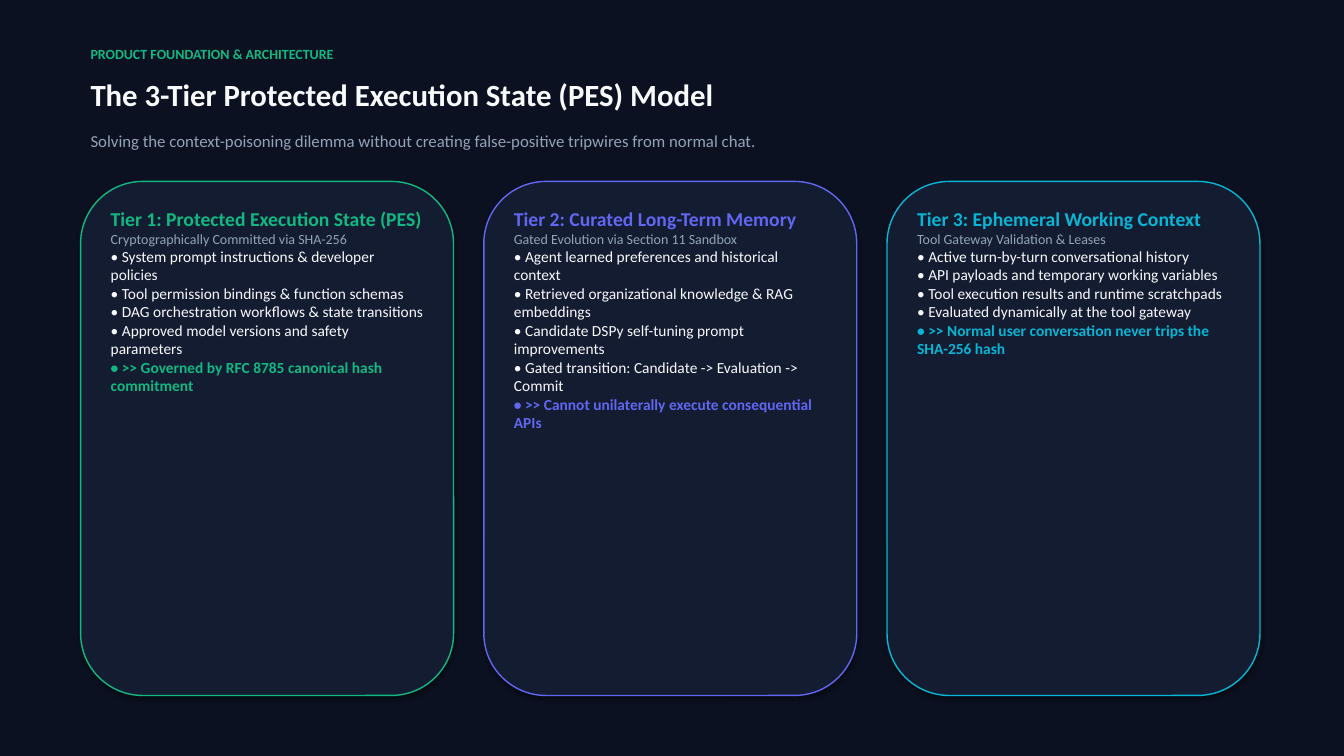
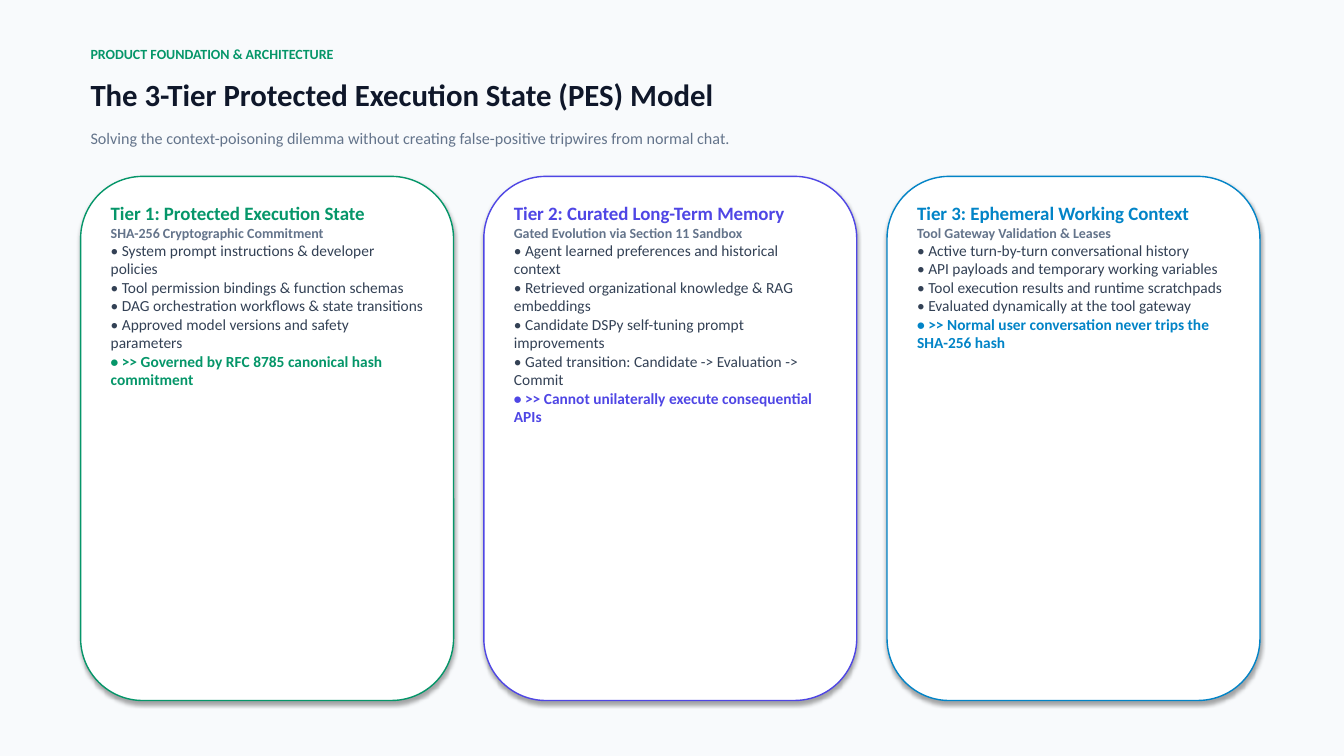
Before and after one commit to Sohan9022/TrustState, a slide deck: slide 3 of TrustState_Executive_Presentation.pptx. Drawn at 1344x756 pixels with LibreOffice and Linux fonts; fonts in the diff are those of the drawing. Boxes give left, top, right and bottom in pixels: in the first picture for what was removed or moved away, otherwise in the second. Text is boxed around its words. In the diff, an @@ line names an element or a change of style, - is before the commit and + after.

Commit message:
fix: auto-navigate to console on tour simulations, refine navbar layout, and update pitch deck to executive light theme

```diff
--- a/TrustState_Executive_Presentation.pptx
+++ b/TrustState_Executive_Presentation.pptx
@@ rectangle at (x1=0, y1=0, x2=1344, y2=756): fill #0B1120 to #F8FAFC @@
@@ text "PRODUCT FOUNDATION & ARCHITECTURE" at (x1=91, y1=50, x2=334, y2=59): text colour #10B981 to #059669 @@
@@ text "The 3-Tier Protected Execution State ..." at (x1=91, y1=83, x2=713, y2=111): text colour #F8FAFC to #0F172A @@
@@ text "Solving the context-poisoning dilemma without ..." at (x1=91, y1=133, x2=729, y2=147): size 12 to 11.5 pt, text colour #94A3B8 to #64748B @@
@@ rounded rectangle resized from (x1=81, y1=181, x2=454, y2=696) to (x1=81, y1=176, x2=454, y2=701) @@
@@ rounded rectangle at (x1=81, y1=176, x2=454, y2=701): fill #131C31 to #FFFFFF; outline #10B981 1 pt to #059669 1 pt @@
@@ rounded rectangle resized from (x1=484, y1=181, x2=857, y2=696) to (x1=484, y1=176, x2=857, y2=701) @@
@@ rounded rectangle at (x1=484, y1=176, x2=857, y2=701): fill #131C31 to #FFFFFF; outline #6366F1 1 pt to #4F46E5 1 pt @@
@@ rounded rectangle resized from (x1=887, y1=181, x2=1260, y2=696) to (x1=887, y1=176, x2=1260, y2=701) @@
@@ rounded rectangle at (x1=887, y1=176, x2=1260, y2=701): fill #131C31 to #FFFFFF; outline #06B6D4 1 pt to #0284C7 1 pt @@
@@ text at (x1=111, y1=206, x2=365, y2=220): text changed; text colour #94A3B8 to #64748B; bold on @@
-Tier 1: Protected Execution State (PES)
-Cryptographically Committed via SHA-256
+Tier 1: Protected Execution State
+SHA-256 Cryptographic Commitment
@@ text "Tier 2: Curated Long-Term Memory" at (x1=514, y1=206, x2=812, y2=422): size 14 to 13.5 pt in "Tier 2: Curated Long-Term Memory"; text colour #6366F1 to #4F46E5 in "Tier 2: Curated Long-Term Memory", "• >> Cannot unilaterally execute consequential APIs"; text colour #94A3B8 to #64748B, bold on in "Gated Evolution via Section 11 Sandbox"; text colour #F8FAFC to #334155 in "• Agent learned preferences and historical context", "• Retrieved organizational knowledge & RAG embeddings", "• Candidate DSPy self-tuning prompt improvements", "• Gated transition: Candidate -> Evaluation -> ..." @@
@@ text "Tier 3: Ephemeral Working Context" at (x1=917, y1=206, x2=1222, y2=348): size 14 to 13.5 pt in "Tier 3: Ephemeral Working Context"; text colour #06B6D4 to #0284C7 in "Tier 3: Ephemeral Working Context", "• >> Normal user conversation never trips ..."; text colour #94A3B8 to #64748B, bold on in "Tool Gateway Validation & Leases"; text colour #F8FAFC to #334155 in "• Active turn-by-turn conversational history", "• API payloads and temporary working variables", "• Tool execution results and runtime scratchpads", "• Evaluated dynamically at the tool gateway" @@
@@ text at (x1=111, y1=245, x2=423, y2=385): text colour #F8FAFC to #334155 in "• System prompt instructions & developer policies", "• Tool permission bindings & function schemas", "• DAG orchestration workflows & state transitions", "• Approved model versions and safety parameters"; text colour #10B981 to #059669 in "• >> Governed by RFC 8785 canonical ..." @@
```
Also in this commit, not shown: 7 other slides changed, 6 other files.
